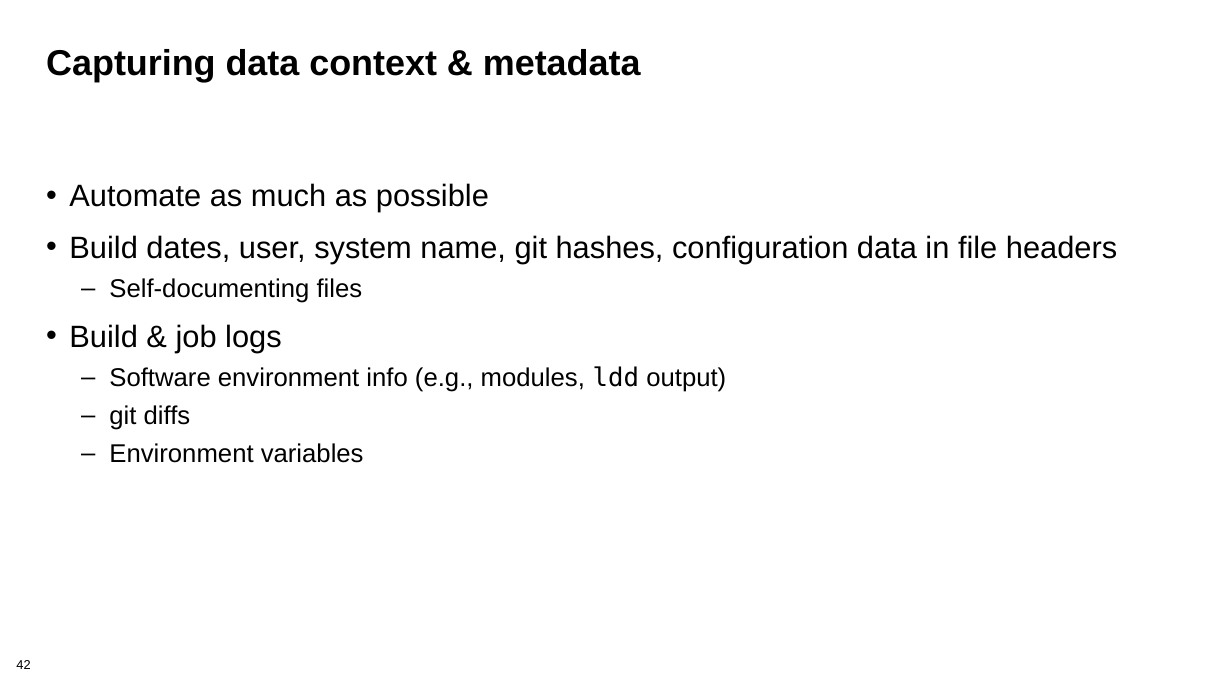
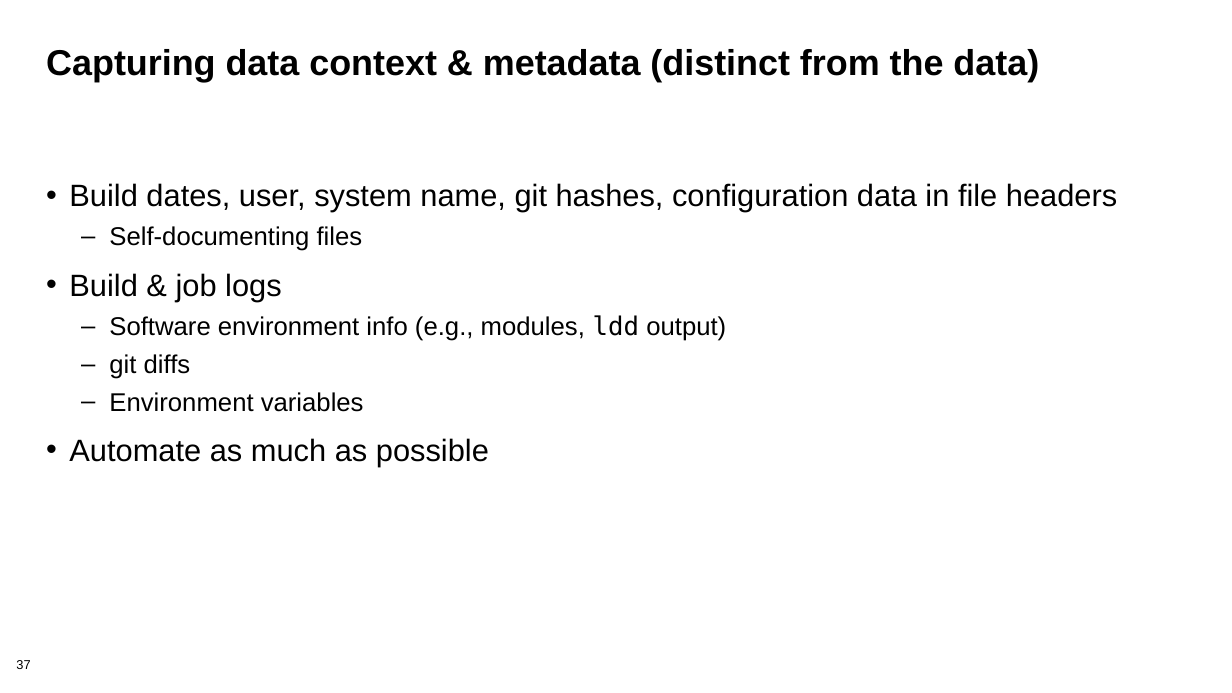
Before and after one commit to bssw-tutorial/presentations, a slide deck: slide 37 of repro-notebooks.pptx (slide 42 before the commit). Drawn at 1232x693 pixels with LibreOffice and Linux fonts; fonts in the diff are those of the drawing. Boxes give left, top, right and bottom in pixels: in the first picture for what was removed or moved away, otherwise in the second. Text is boxed around its words. In the diff, an @@ line names an element or a change of style, - is before the commit and + after.

```diff
--- a/repro-notebooks.pptx
+++ b/repro-notebooks.pptx
@@ title at bbox=[46, 49, 1039, 82]: text changed @@
-Capturing data context & metadata
+Capturing data context & metadata (distinct from the data)
@@ text at bbox=[69, 183, 489, 212]: paragraph removed @@
-• Automate as much as possible
@@ text at bbox=[69, 438, 489, 466]: paragraph added @@
+• Automate as much as possible
@@ page number at bbox=[16, 660, 30, 669]: text changed @@
-42
+37
```
Also in this commit, not shown: 14 other slides changed, 5 slides removed.
